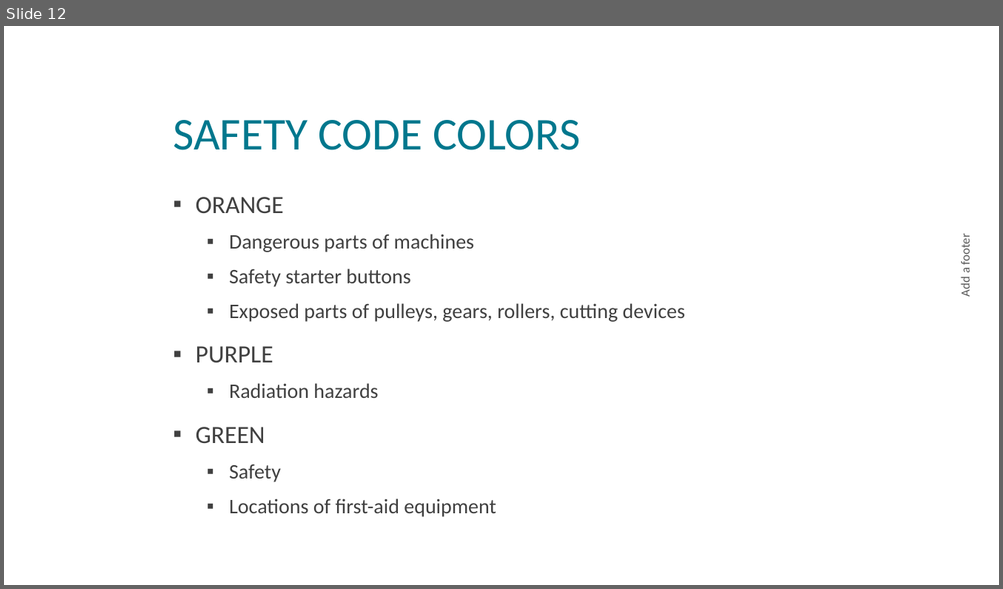
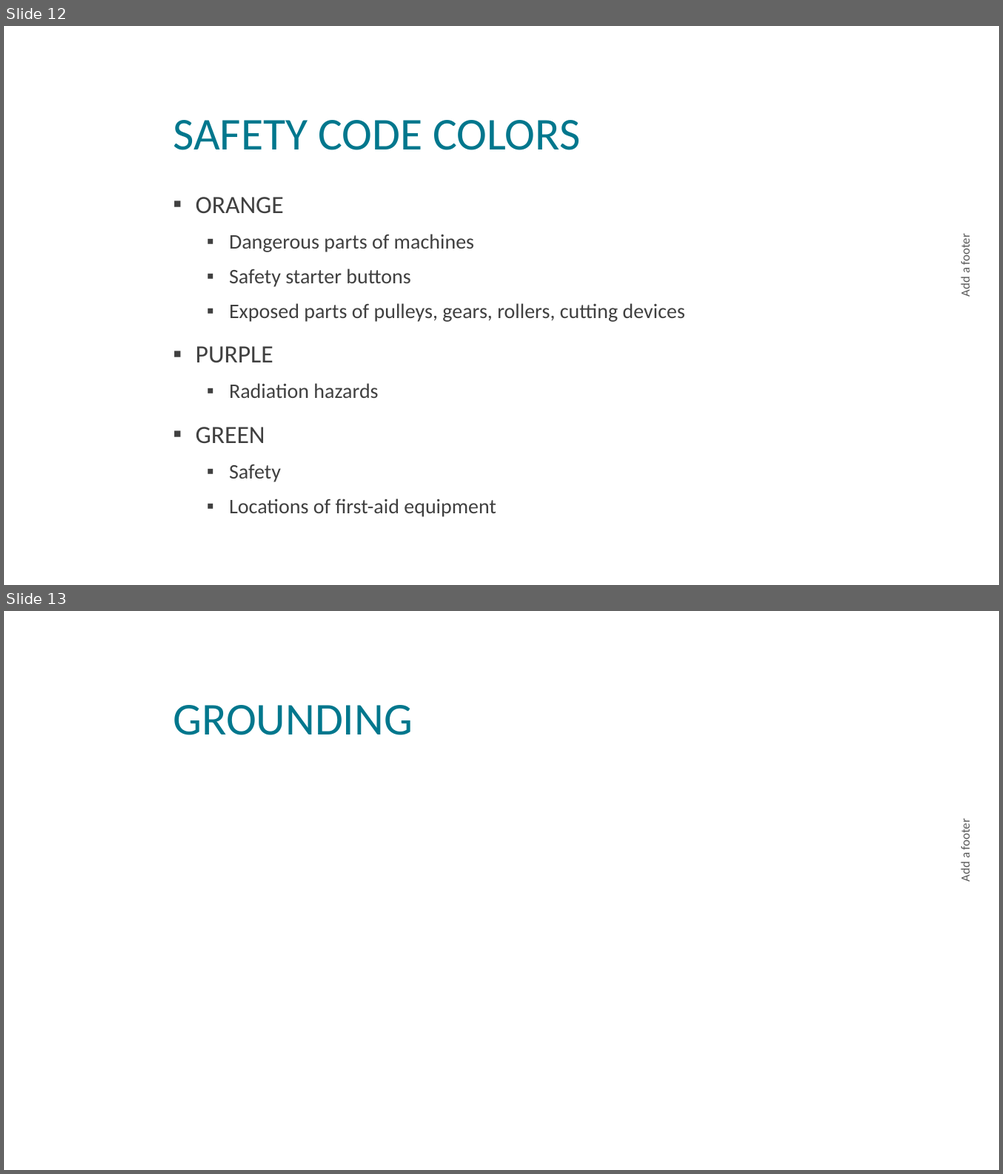
Before and after one commit to nickvertucci/Technology-Education-Curriculum, a slide deck: High School/Modern Electricity and Electronics/Unit 1 - Introduction, Safety & Design Process/Section 3 - Safety/Assets/Unit 1 - Section 3 - Safety.pptx. Shown one above the other, each under a label of ours: slide 12 before the commit, slides 12 and 13 after it. The pictures are 1003x589 and 1003x1174 pixels, drawn with LibreOffice and Linux fonts; fonts in the diff are those of the drawing; background and template pictures are left out. Boxes give left, top, right and bottom in pixels: in the first picture for what was removed or moved away, otherwise in the second. Text is boxed around its words. In the diff, an @@ line names an element or a change of style, - is before the commit and + after.

Commit message:
Updated safety presentation

```diff
--- a/High School/Modern Electricity and Electronics/Unit 1 - Introduction, Safety & Design Process/Section 3 - Safety/Assets/Unit 1 - Section 3 - Safety.pptx
+++ b/High School/Modern Electricity and Electronics/Unit 1 - Introduction, Safety & Design Process/Section 3 - Safety/Assets/Unit 1 - Section 3 - Safety.pptx
@@ slide 13 added at <box>4,611,999,1170</box>, background picture (left out) @@
@@ title added at <box>173,705,412,735</box>, 44 pt, text #00778D @@
+GROUNDING
@@ text added at <box>957,823,972,882</box>, 12 pt, text #595959 @@
+Add a footer
```
